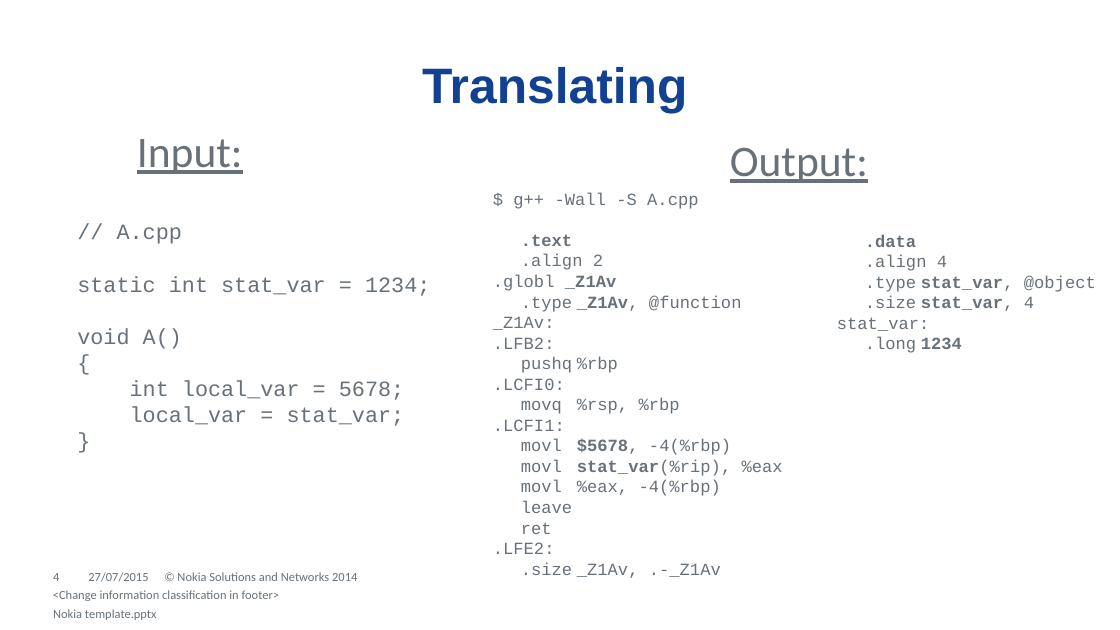
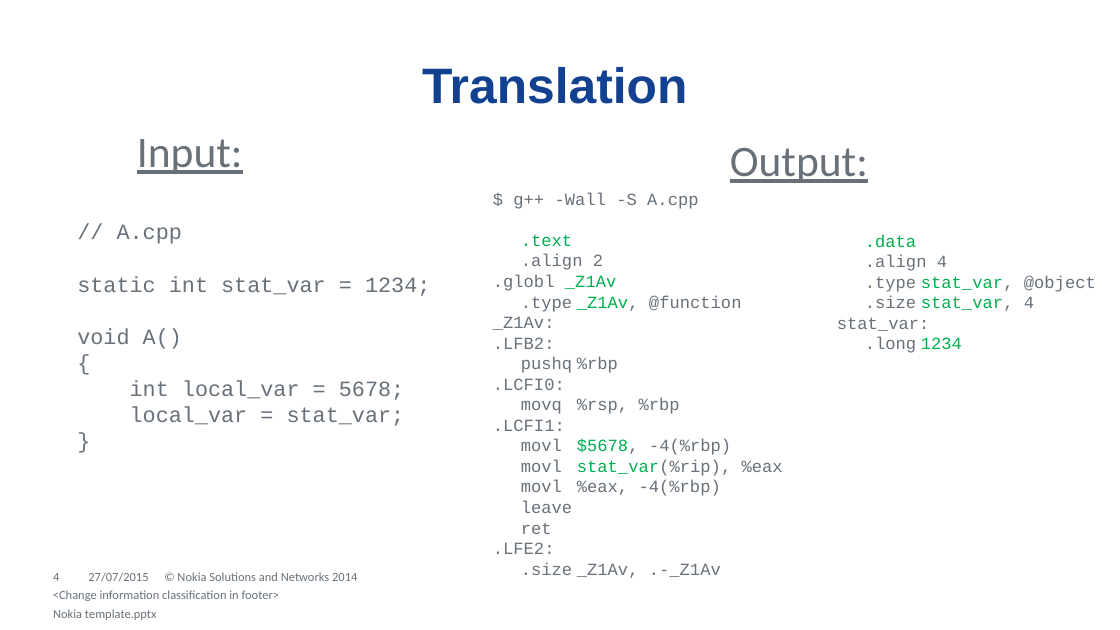
Before and after one commit to dendibakh/Linker, a slide deck: slide 4 of Diving into C++ linker.pptx. Drawn at 1120x630 pixels with LibreOffice and Linux fonts; fonts in the diff are those of the drawing; background and template pictures are left out. Boxes give left, top, right and bottom in pixels: in the first picture for what was removed or moved away, otherwise in the second. Text is boxed around its words. In the diff, an @@ line names an element or a change of style, - is before the commit and + after.

Commit message:
Updated first 10 slides and wrote a text for them.

```diff
--- a/Diving into C++ linker.pptx
+++ b/Diving into C++ linker.pptx
@@ title at (x1=422, y1=67, x2=687, y2=104): text changed @@
-Translating
+Translation
@@ text at (x1=493, y1=234, x2=783, y2=476): text colour #68717A to #00B050, bold off in ".text", "_Z1Av", "_Z1Av,", "$5678," and 1 more places @@
@@ text at (x1=865, y1=234, x2=1096, y2=353): text colour #68717A to #00B050, bold off in ".data", "stat_var,", "stat_var,", "1234" @@
```
Also in this commit, not shown: 5 other slides changed, 2 slides removed, 1 other file.
